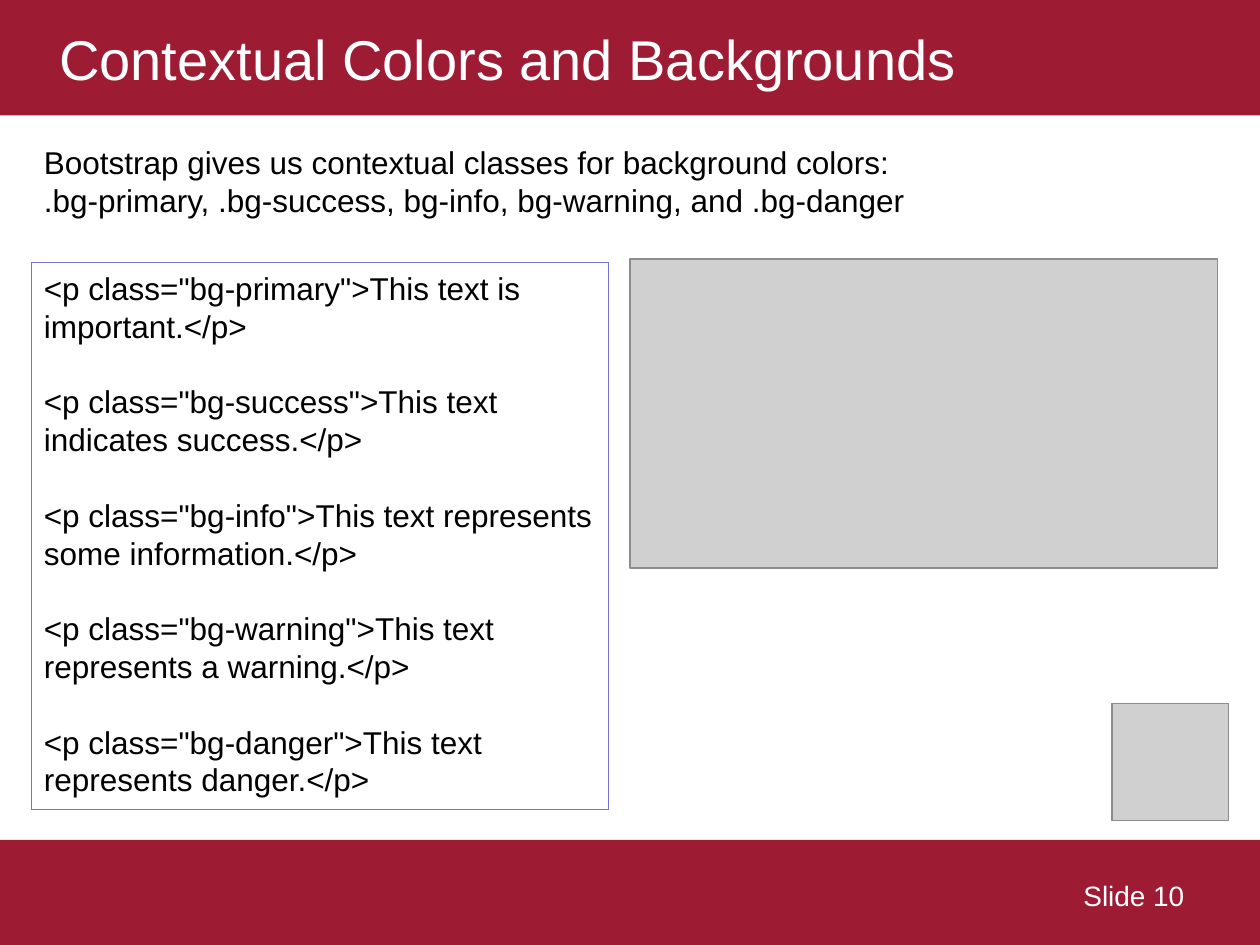
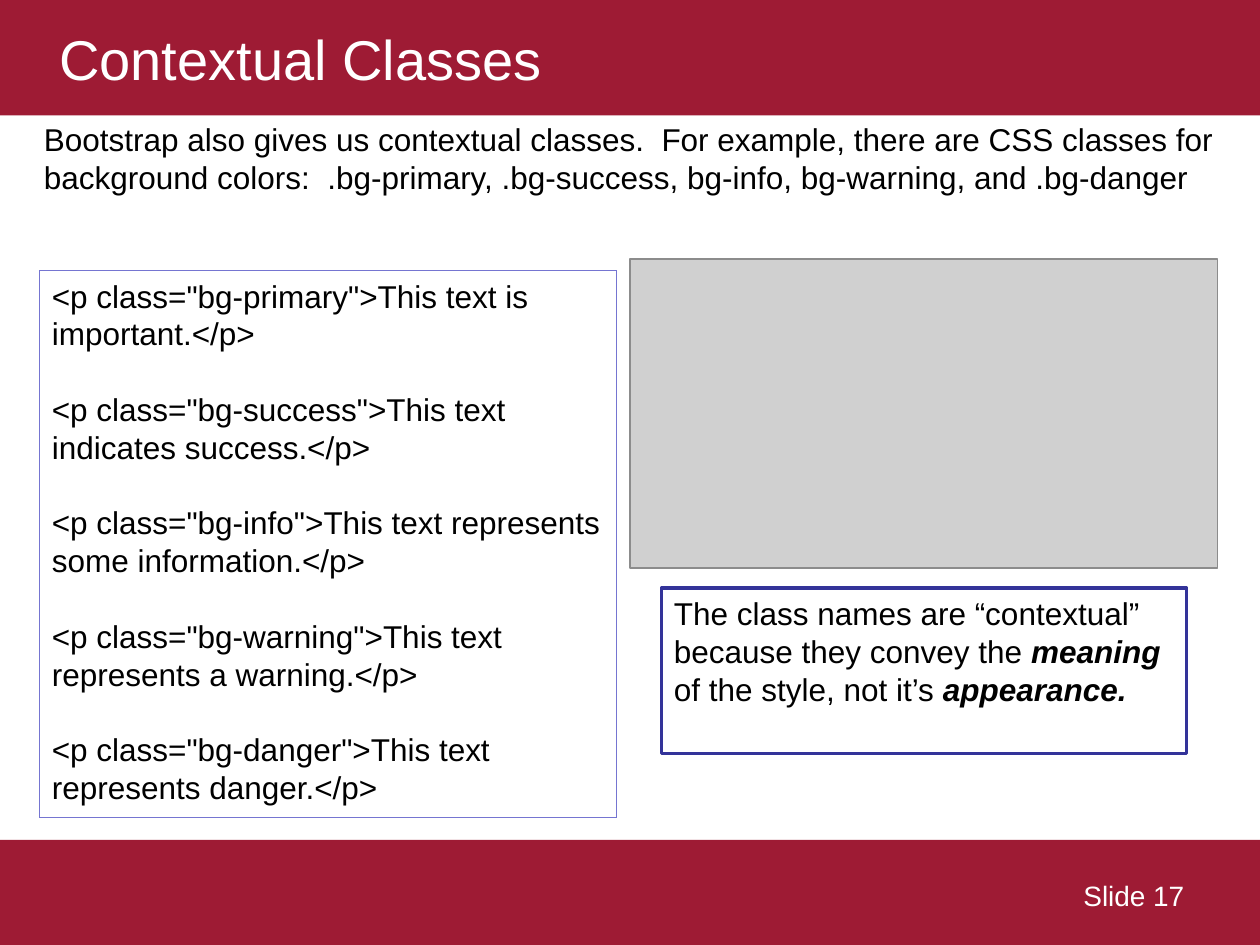
Before and after one commit to ekof-dss/teaching-samples-2021-22, a slide deck: slide 17 of presentations/03-03-bootstrap.ppt (slide 10 before the commit). Drawn at 1260x945 pixels with LibreOffice and Linux fonts; fonts in the diff are those of the drawing; grey boxes stand for pictures. Boxes give left, top, right and bottom in pixels: in the first picture for what was removed or moved away, otherwise in the second. Text is boxed around its words. In the diff, an @@ line names an element or a change of style, - is before the commit and + after.

```diff
--- a/presentations/03-03-bootstrap.ppt
+++ b/presentations/03-03-bootstrap.ppt
@@ title at (59, 39, 541, 81): text changed @@
-Contextual Colors and Backgrounds
+Contextual Classes
@@ text at (44, 128, 1213, 195): text changed @@
-Bootstrap gives us contextual classes for background colors:
-.bg-primary, .bg-success, bg-info, bg-warning, and .bg-danger
+Bootstrap also gives us contextual classes. For example, there are CSS classes for background colors: .bg-primary, .bg-success, bg-info, bg-warning, and .bg-danger
@@ rectangle "<p class="bg-primary">This text is important.</p>": place and size @@
-rectangle "<p class="bg-primary">This text is important.</p>" at (32, 263, 609, 810)
+rectangle "<p class="bg-primary">This text is important.</p>" at (39, 271, 616, 818)
@@ rectangle added at (662, 588, 1187, 753), fill #FFFFFF, outline #333399 2 pt, 18 pt, text #000000 @@
+The class names are “contextual” because they convey the meaning of the style, not it’s appearance.
@@ picture removed at (1113, 704, 1228, 822) @@
@@ page number at (1083, 885, 1184, 907): text changed @@
-Slide 10
+Slide 17
```
Also in this commit, not shown: 4 other slides changed, 11 slides added, 1 slide removed, 3 other files.
